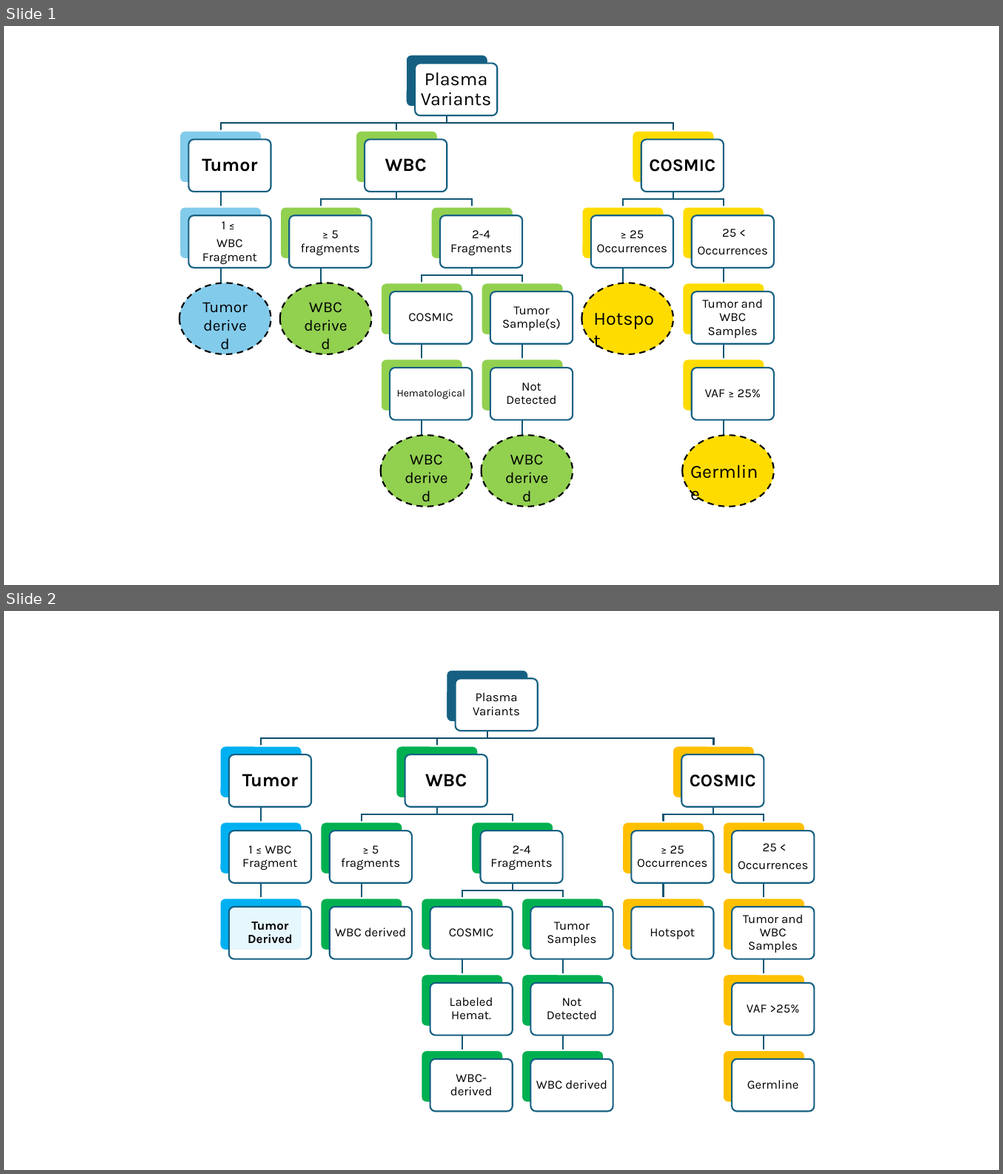
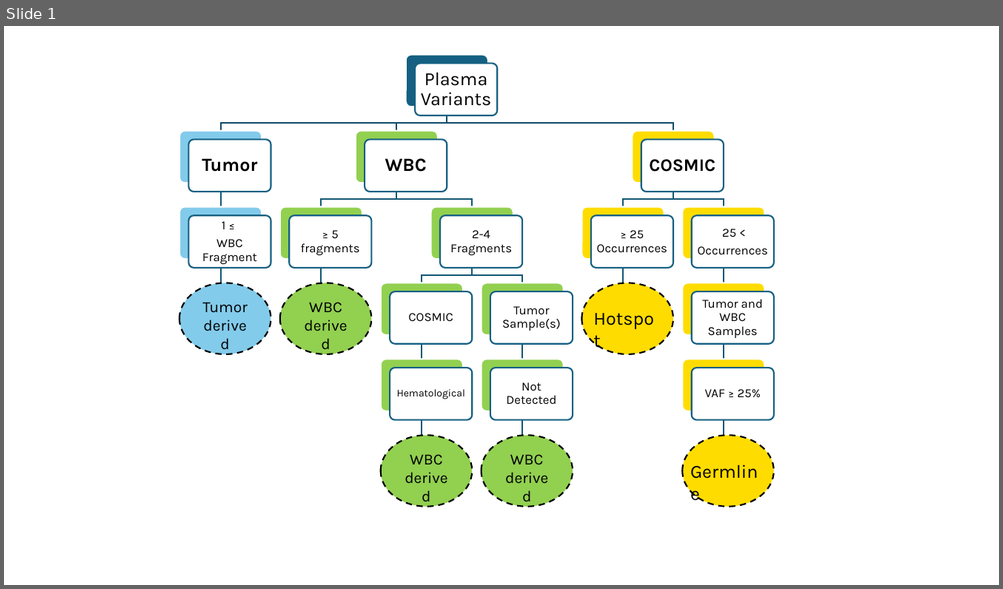
Before and after one commit to MolecularOncologyLab/plasmaCHORD, a slide deck: Additional_Figures/Flowchart.pptx. Shown one above the other, each under a label of ours: slides 1 and 2 before the commit, slide 1 after it. The pictures are 1003x1174 and 1003x589 pixels, drawn with LibreOffice and Linux fonts; fonts in the diff are those of the drawing. Boxes give left, top, right and bottom in pixels: in the first picture for what was removed or moved away, otherwise in the second. Text is boxed around its words. In the diff, an @@ line names an element or a change of style, - is before the commit and + after.

```diff
--- a/Additional_Figures/Flowchart.pptx
+++ b/Additional_Figures/Flowchart.pptx
@@ slide 2 removed at <box>4,611,999,1170</box>, background #FFFFFF @@
@@ group removed at <box>219,670,814,1112</box>: 41 freeform shapes, 21 rounded rectangles @@
-Plasma Variants
-Tumor
-1 ≤ WBC Fragment
-Tumor Derived
-WBC
-≥ 5 fragments
-WBC derived
-2-4 Fragments
-COSMIC
-Labeled Hemat.
-WBC-derived
-Tumor Samples
-Not Detected
-WBC derived
-COSMIC
-≥ 25 Occurrences
-Hotspot
-25 <
-Occurrences
-Tumor and WBC Samples
-VAF >25%
-Germline
```
Also in this commit, not shown: 35 other files.
